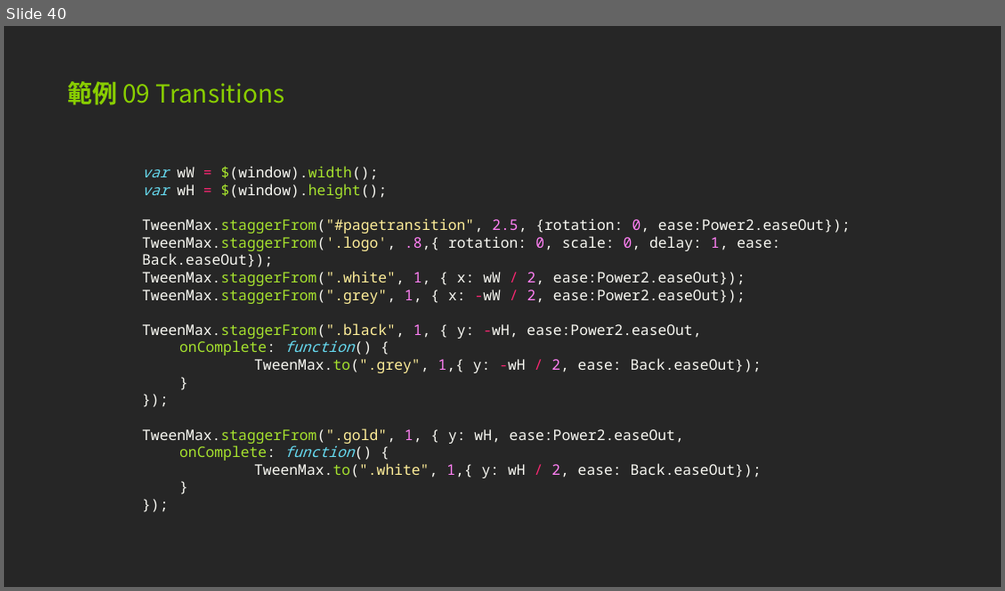
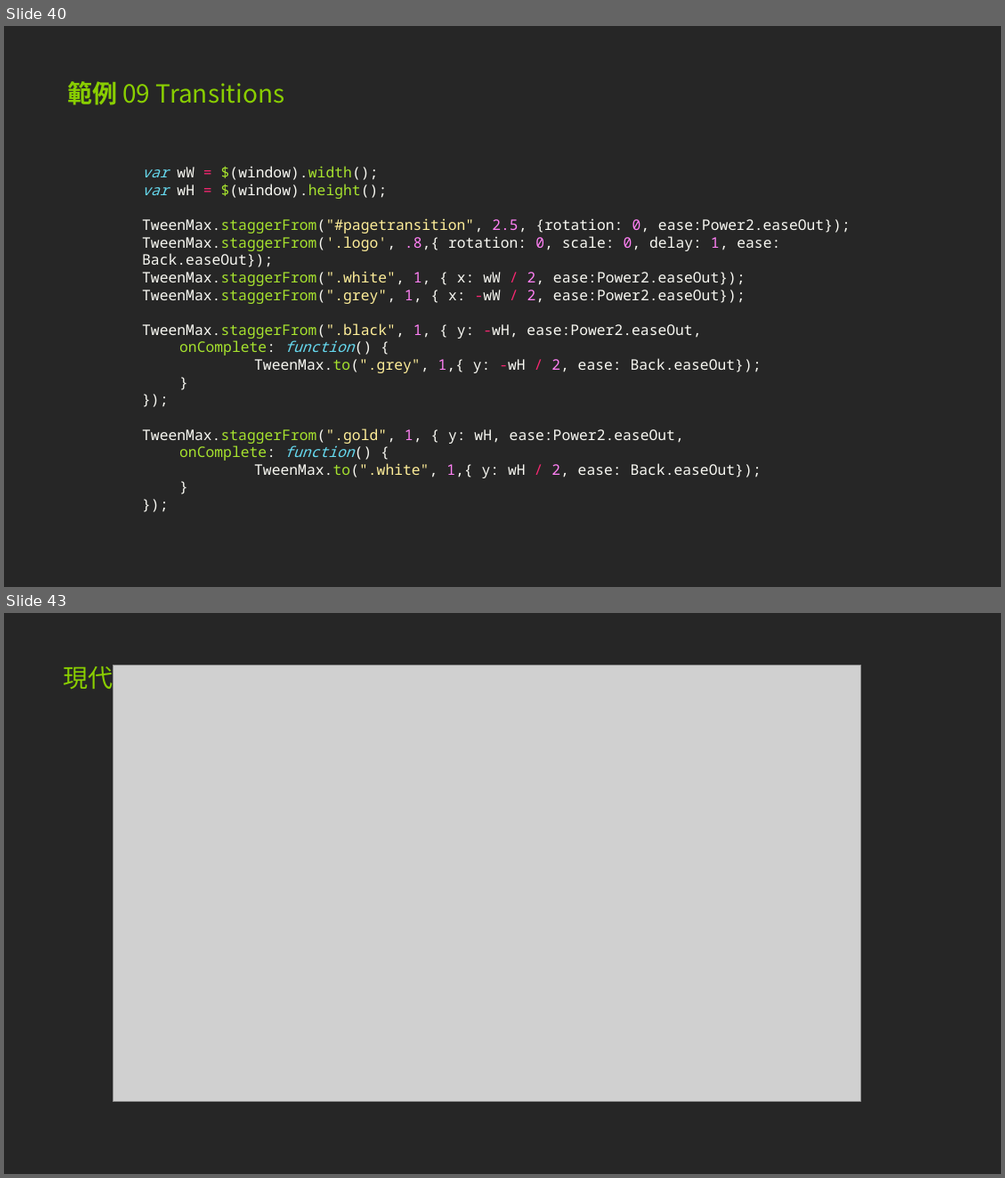
Before and after one commit to pgkusn/TweenMax_course_example, a slide deck: JavaScript ＆ TweenMax 動態特效速成實戰.pptx. Shown one above the other, each under a label of ours: slide 40 before the commit, slides 40 and 43 after it; the slides between them are not shown. The pictures are 1005x591 and 1005x1178 pixels, drawn with LibreOffice and Linux fonts; fonts in the diff are those of the drawing; grey boxes stand for pictures. Boxes give left, top, right and bottom in pixels: in the first picture for what was removed or moved away, otherwise in the second. Text is boxed around its words. In the diff, an @@ line names an element or a change of style, - is before the commit and + after.

```diff
--- a/JavaScript ＆ TweenMax 動態特效速成實戰.pptx
+++ b/JavaScript ＆ TweenMax 動態特效速成實戰.pptx
@@ slide 43 added at box(4, 613, 1001, 1174), background #262626 @@
@@ title added at box(63, 662, 312, 694), 24 pt, text #89CE01 @@
+現代前端套件安裝管理
@@ picture added at box(113, 666, 861, 1102) @@
```
Also in this commit, not shown: 13 other slides added.
